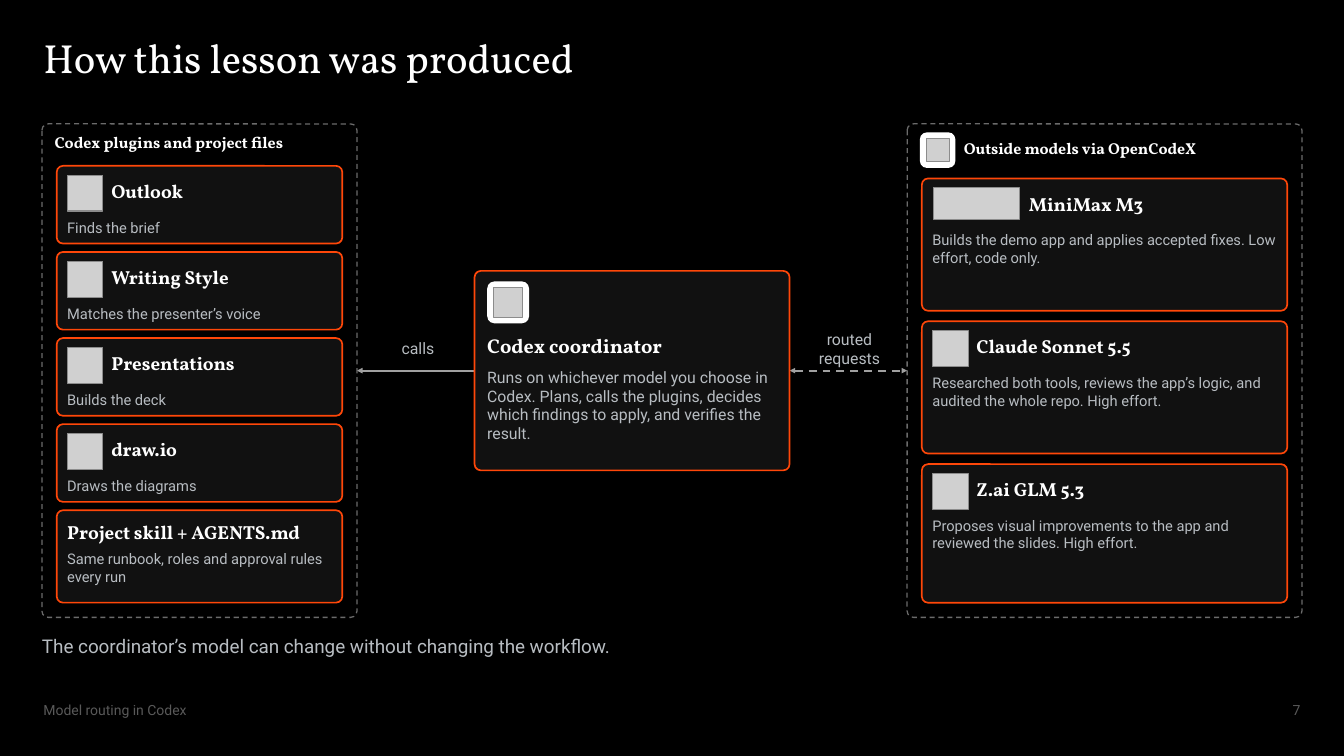
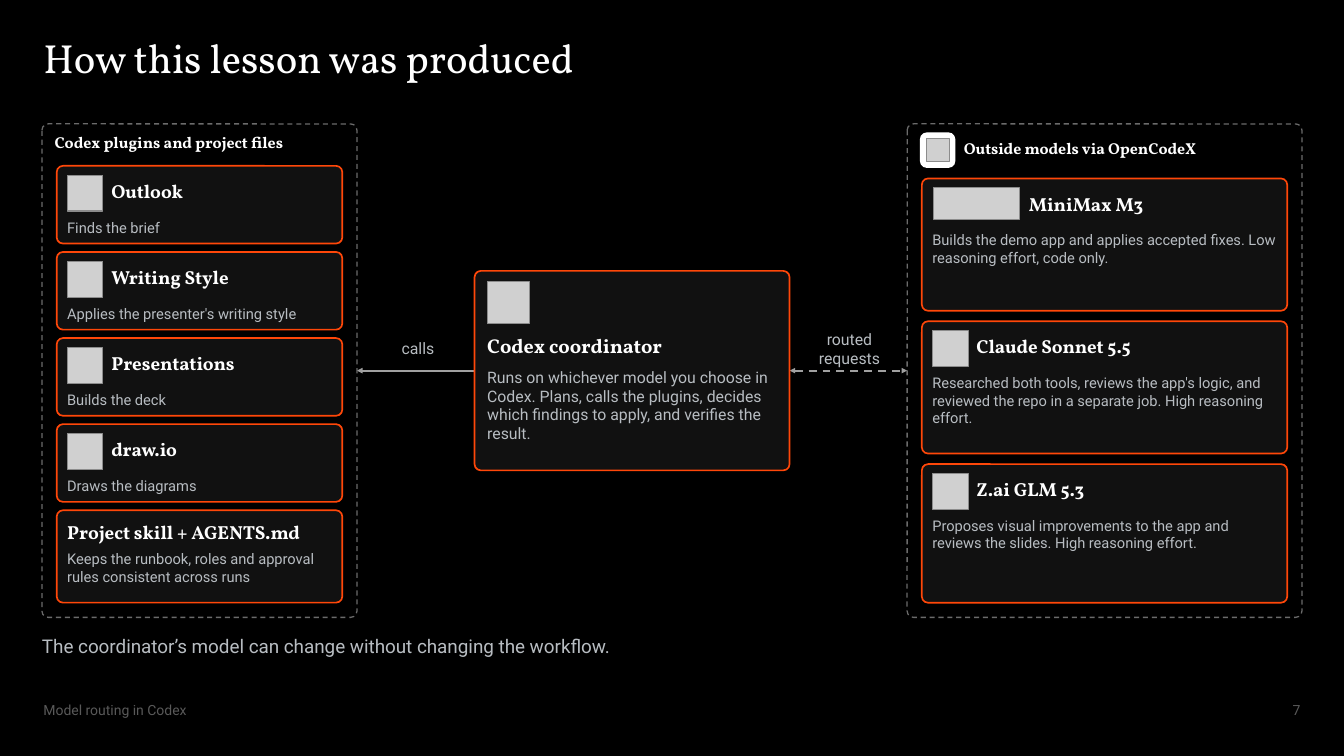
Before and after one commit to Max-FM/RDP-Train-the-Trainer-Workshop-2026, a slide deck: slide 7 of presentation/model-routing.pptx. Drawn at 1344x756 pixels with LibreOffice and Linux fonts; fonts in the diff are those of the drawing; grey boxes stand for pictures. Boxes give left, top, right and bottom in pixels: in the first picture for what was removed or moved away, otherwise in the second. Text is boxed around its words. In the diff, an @@ line names an element or a change of style, - is before the commit and + after.

```diff
--- a/presentation/model-routing.pptx
+++ b/presentation/model-routing.pptx
@@ text at [932, 234, 1275, 266]: text changed @@
-Builds the demo app and applies accepted fixes. Low effort, code only.
+Builds the demo app and applies accepted fixes. Low reasoning effort, code only.
@@ rounded rectangle removed at [487, 281, 529, 324] @@
@@ picture added at [487, 281, 529, 324] @@
@@ picture removed at [494, 287, 523, 317] @@
@@ text at [67, 308, 297, 322]: text changed @@
-Matches the presenter’s voice
+Applies the presenter's writing style
@@ text at [932, 377, 1263, 423]: text changed @@
-Researched both tools, reviews the app’s logic, and audited the whole repo. High effort.
+Researched both tools, reviews the app's logic, and reviewed the repo in a separate job. High reasoning effort.
@@ text at [932, 520, 1229, 551]: text changed @@
-Proposes visual improvements to the app and reviewed the slides. High effort.
+Proposes visual improvements to the app and reviews the slides. High reasoning effort.
@@ text at [67, 553, 314, 582]: text changed @@
-Same runbook, roles and approval rules every run
+Keeps the runbook, roles and approval rules consistent across runs
```
Also in this commit, not shown: 4 other slides changed, 4 other files.
